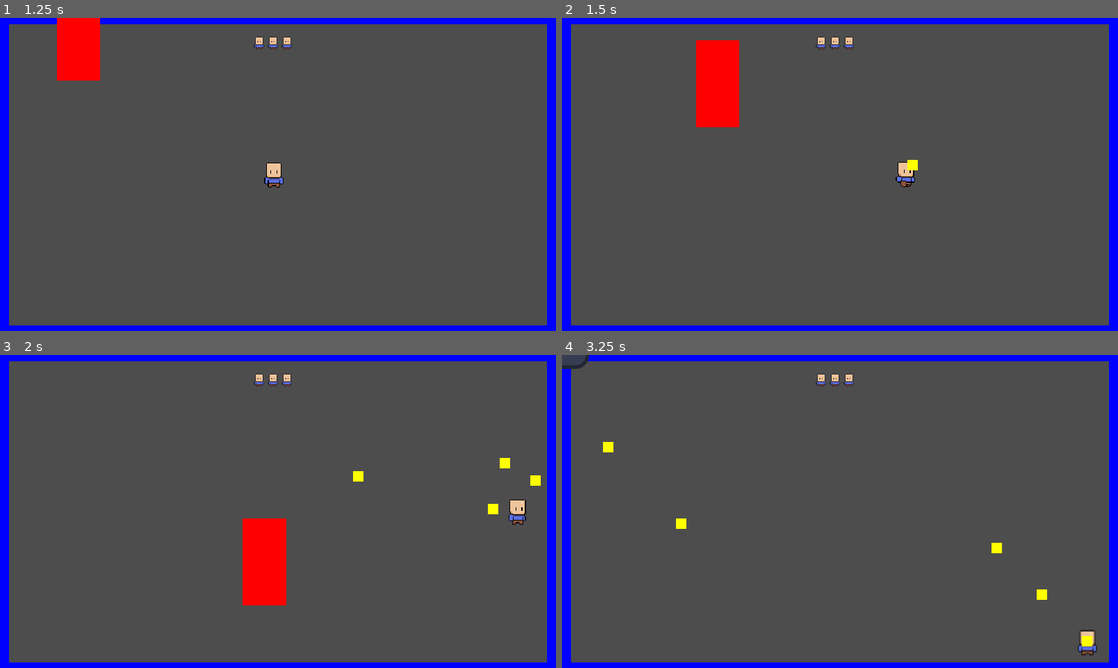
Above: before the commit, frames 1-4 (two rows, left to right).
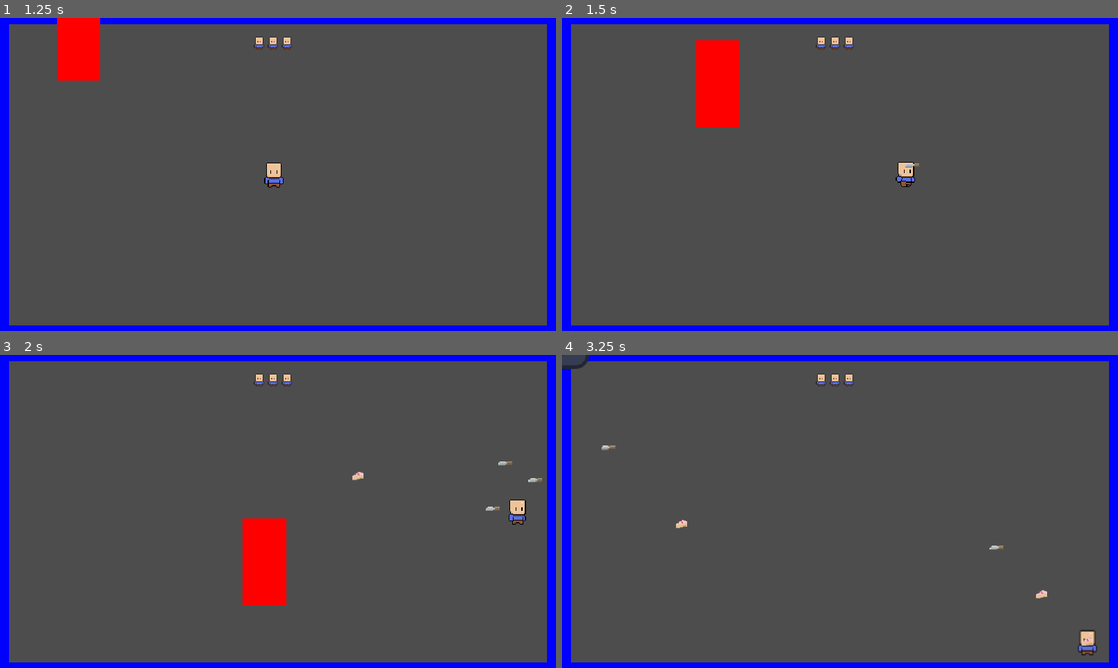
Above: after the commit, the same moments.

Repository: KDing0/GGJGodot
Game: Godot game, scene res://Misc/GameManager.tscn
Same seed, same stepped clock (60 frames per second), same inputs: the game is played once before the commit and once after it. The engine's default icon, where the game draws it, is replaced by a stand-in: a white triangle on a blue panel in a dark square.
Inputs (mouse positions are in pixels of both pictures, inside the frame that each line leads up to):
- Up to frame 1 (1.25 s): click "Start Game" at 0.5 s
- Up to frame 2 (1.5 s): move the mouse to (962, 158) at 1.27 s; press the mouse at (962, 158) at 1.28 s; hold Right (player_right) from 1.28 s (still down)
- Up to frame 3 (2 s): keep holding Right (player_right)
- Up to frame 4 (3.25 s): move the mouse to (728, 527) at 2.02 s; release Right (player_right) at 2.03 s; release the mouse at (728, 527) at 2.03 s; hold Down (player_down) 2.03-2.78 s; click (728, 527) at 2.1 s; move the mouse to (895, 442) at 2.77 s; press the mouse at (895, 442) at 2.78 s; hold Right (player_right) from 2.78 s (still down)

Frame 1 is identical in both runs. In frame 2, less than 0.1% of the frame differs, in the area x 61-65%, y 45-49%; in frame 3, 0.3%; in frame 4, 0.3%, in the area x 7-96%, y 27-94%.

Commit message:
added player bullet sprites

Diff:
--- a/src/Bullets/Bullet.gd
+++ b/src/Bullets/Bullet.gd
@@ -1,9 +1,19 @@
 extends RigidBody2D
 
+var cake = preload("res://Assets/Environment/Assets/Ammo/bullet_mc_2.png")
+var fork = preload("res://Assets/Environment/Assets/Ammo/bullet_mc_3.png")
+var knife = preload("res://Assets/Environment/Assets/Ammo/bullet_mc_1.png")
 
 # Called when the node enters the scene tree for the first time.
 func _ready():
 	self.body_entered.connect(_on_Bullet_body_entered)
+	var first_value = randi() % 3
+	if first_value == 0:
+		$Sprite2D.texture = fork
+	if first_value == 1:
+		$Sprite2D.texture = cake
+	else:
+		$Sprite2D.texture = knife
 
 func _on_Bullet_body_entered(body):
 	var collisionLayer = body.get_collision_layer()
--- a/src/Bullets/Bullet.tscn
+++ b/src/Bullets/Bullet.tscn
@@ -1,8 +1,6 @@
-[gd_scene load_steps=4 format=3 uid="uid://ukc04gvtb3x4"]
+[gd_scene load_steps=3 format=3 uid="uid://ukc04gvtb3x4"]
 
 [ext_resource type="Script" path="res://Bullets/Bullet.gd" id="1_6c6jx"]
-
-[sub_resource type="QuadMesh" id="QuadMesh_sqcps"]
 
 [sub_resource type="CircleShape2D" id="CircleShape2D_j2d2x"]
 
@@ -13,10 +11,7 @@
 contact_monitor = true
 script = ExtResource("1_6c6jx")
 
-[node name="MeshInstance2D" type="MeshInstance2D" parent="."]
-modulate = Color(1, 1, 0, 1)
-scale = Vector2(12, 12)
-mesh = SubResource("QuadMesh_sqcps")
-
 [node name="CollisionShape2D" type="CollisionShape2D" parent="."]
 shape = SubResource("CircleShape2D_j2d2x")
+
+[node name="Sprite2D" type="Sprite2D" parent="."]
Binary file added: src/Assets/Environment/Assets/Ammo/bullet_enemy.png
Not shown, added: src/Assets/Environment/Assets/Ammo/bullet_enemy.png.import
Binary file added: src/Assets/Environment/Assets/Ammo/bullet_mc_1.png
Not shown, added: src/Assets/Environment/Assets/Ammo/bullet_mc_1.png.import
Binary file added: src/Assets/Environment/Assets/Ammo/bullet_mc_2.png
Not shown, added: src/Assets/Environment/Assets/Ammo/bullet_mc_2.png.import
Binary file added: src/Assets/Environment/Assets/Ammo/bullet_mc_3.png
Not shown, added: src/Assets/Environment/Assets/Ammo/bullet_mc_3.png.import
